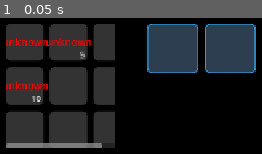
Above: before the commit, frame 1.
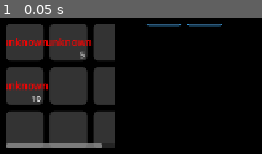
Above: after the commit, the same moment.

Repository: seekerzz/tower-html
Game: Godot game, scene res://src/Scenes/Tests/TestNewUI.tscn
Two runs of this game, one before a commit and one after it. Both use one fixed random seed, a clock stepped at 60 frames per second and the inputs below. The project has no main scene, so this scene is started directly.
Inputs:
- Up to frame 1 (0.05 s): no input

The runs differ from the first frame. In frame 1, 14% of the frame differs, in the area x 56-98%, y 4-41%.
Error before the commit: Invalid access to property or key 'max_production_timer' on a base object of type 'RefCounted (MockUnit)'. (res://src/Scripts/UI/PassiveSkillBar.gd:135)
Error after the commit: Invalid access to property or key 'max_production_timer' on a base object of type 'RefCounted (MockUnit)'. (res://src/Scripts/UI/PassiveSkillBar.gd:133)

Commit message:
Refactor UI Layout and add Visual Feedback
- MainGUI:
  - Reparent Right Sidebar contents into a Bottom-Aligned VBox.
  - Adjust sidebar offsets to prevent overlap with Shop area.
  - Implement Left Sidebar logic (Damage Stats visibility, Click-through).
  - Add Combat Gold display.
- PassiveSkillBar:
  - Change layout to 3 columns.
  - Resize icons to 50x50 to fit new layout.
  - Add flash feedback on Cooldown completion.
- InventoryPanel:
  - Update to 9 slots (3 columns).
  - Add ScrollContainer support.
- SkillBar:
  - Add flash feedback on Cooldown completion.

Diff:
--- a/src/Scripts/UI/PassiveSkillBar.gd
+++ b/src/Scripts/UI/PassiveSkillBar.gd
@@ -7,6 +7,7 @@
 func _ready():
 	# Ensure the container is set up correctly
 	if container:
+		container.columns = 3
 		container.add_theme_constant_override("h_separation", 10)
 		container.add_theme_constant_override("v_separation", 10)
 		var parent = container.get_parent()
@@ -47,12 +48,8 @@
 func _create_card(unit):
 	var card = PanelContainer.new()
 	card.size_flags_horizontal = Control.SIZE_EXPAND_FILL
-	card.custom_minimum_size.y = 80
-	# Force 1:1 Aspect ratio if possible, or just set min width to match height?
-	# Requirement: "Icons adjusted to Square (1:1) ratio (suggest 60x60)".
-	# The card itself might be a row, but the requirement says "Card (PanelContainer) and Icon".
-	# If card is in a VBox/Grid, setting ratio might be tricky if it expands.
-	# But let's set icon to 60x60 square.
+	# Removed fixed height 80. Let it be determined by content (icon size + margins)
+
 	card.name = "PassiveCard_%s" % unit.name
 
 	# Style matching SkillBar
@@ -77,7 +74,8 @@
 	icon_rect.mouse_filter = Control.MOUSE_FILTER_IGNORE
 
 	# Requirement: Square 1:1, suggest 60x60.
-	var icon_size = 60
+	# Reduced to 50 to fit 3 columns in ~200px width (200 / 3 = 66, minus margins)
+	var icon_size = 50
 	icon_rect.custom_minimum_size = Vector2(icon_size, icon_size)
 	icon_rect.size = Vector2(icon_size, icon_size)
 	icon_rect.offset_left = -icon_size/2
